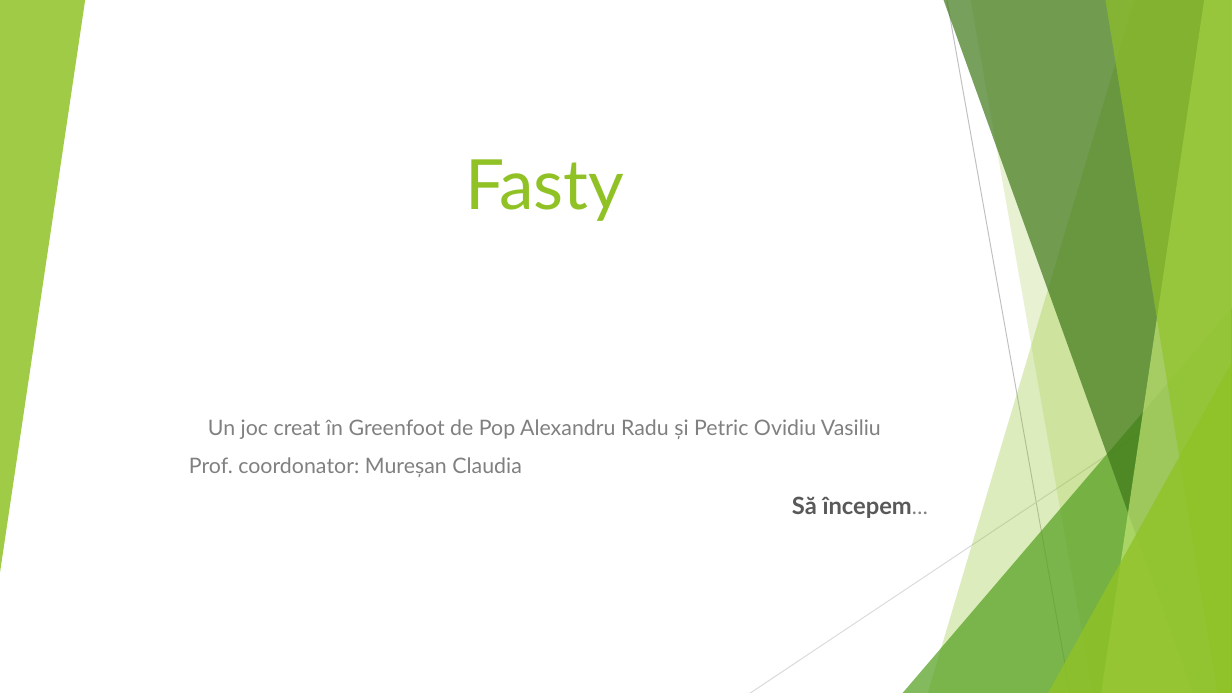
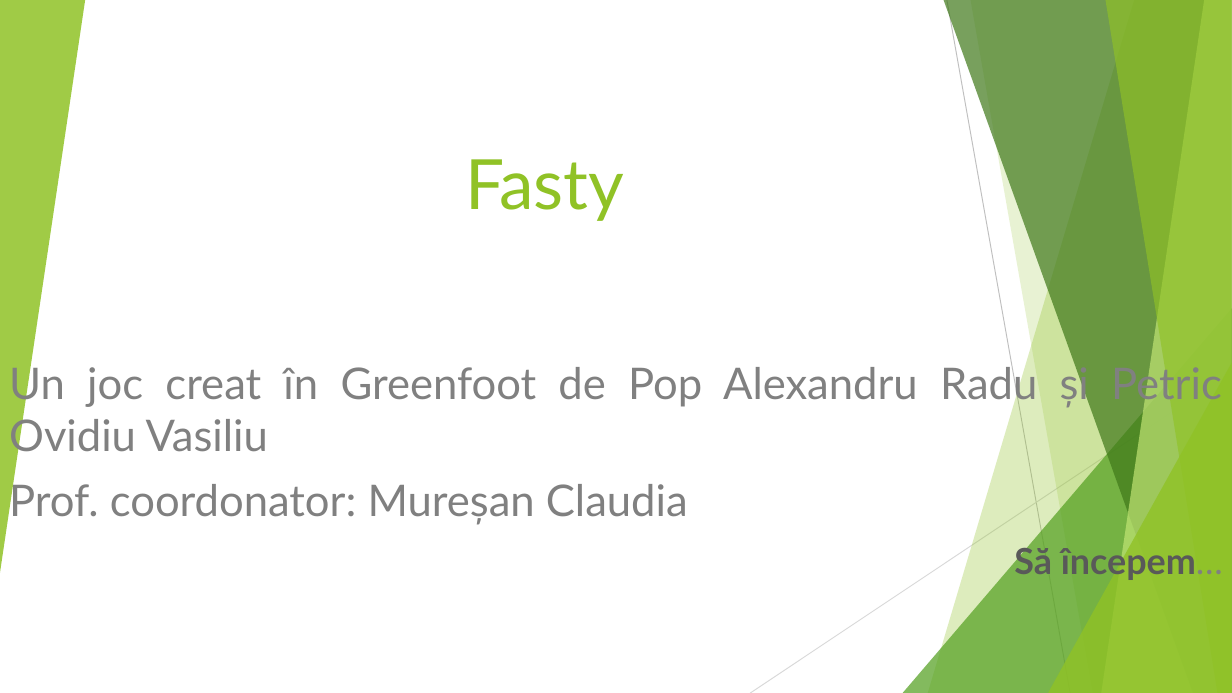
Before and after one commit to minealex2244/Fasty, a slide deck: slide 1 of Fasty.pptx. Drawn at 1232x693 pixels with LibreOffice and Linux fonts; fonts in the diff are those of the drawing. Boxes give left, top, right and bottom in pixels: in the first picture for what was removed or moved away, otherwise in the second. Text is boxed around its words. In the diff, an @@ line names an element or a change of style, - is before the commit and + after.

```diff
--- a/Fasty.pptx
+++ b/Fasty.pptx
@@ subtitle "Un joc creat în Greenfoot ..." moved from (x1=189, y1=419, x2=912, y2=518) to (x1=9, y1=361, x2=1223, y2=580) @@
@@ subtitle "Un joc creat în Greenfoot ..." at (x1=9, y1=361, x2=1223, y2=580): size 16.6 to 34 pt; size 18.5 to 28 pt in "Să începem…"; size 16.6 to 28 pt in "începem…"; alignment centre to justified; alignment left to justified @@
```
Also in this commit, not shown: 3 other slides changed.
